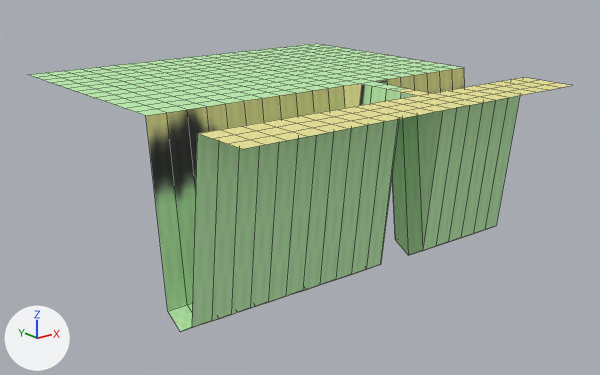
An edit to the FBX model client/Norumac2/Client/Resource/Mesh/town13.FBX, drawn before and after from the same camera.
The view is the same before and after, from a camera (50 mm lens) standing at (-131.3, -168.0, 37.5) and looking at (0.8, -2.9, -28.5). The axes (+X, +Y, +Z) are drawn at lower left. The lights are the same throughout. Mesh edges are drawn as thin lines. Where no turn or scale is listed for an object, it has been applied to the vertices.
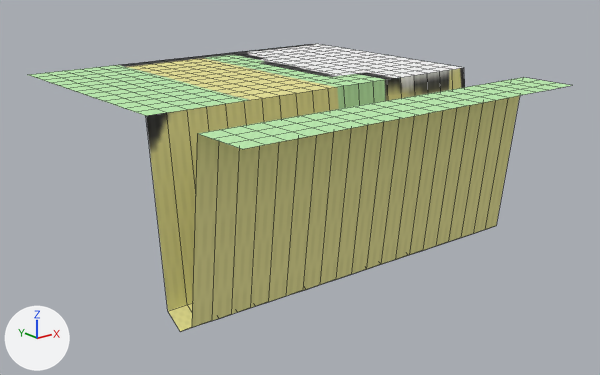
What differs and where, as boxes (x1, y1, x2, y2) in the pictures (600 x 375 px; the box of a moved part takes in the faces that stretch with it):
'Object021', recoloured, reshaped, surface changed (green to yellow)
    both: (29, 44, 572, 331)
part 1 of me_mesh, moved or reshaped
    before: (344, 79, 443, 255)
    after: (344, 79, 443, 265)
part 2 of me_mesh, surface changed (green to yellow)
    both: (29, 44, 572, 331)

The change in detail:
Picture 'town14.png' (img_town14_png) is new.
Material '11 - Default' (mat_11___default) is new.
Its texture is img_town14_png (with its transparency).
Its roughness is 0.859.
me_mesh has 441 vertices, 400 faces and spans x -50.0..50.0, y -50.0..50.0, z -45.8..0.0.
me_mesh is used by ob_object021; location (0.0, 0.0, 0.0).
Before the commit, vertices of me_mesh: 96 (10.0, -30.0, 0.0) at pixel (401, 92), 97 (15.0, -30.0, 0.0) at pixel (415, 90), 138 (10.0, -20.0, 0.0) at pixel (372, 86), 139 (15.0, -20.0, 0.0) at pixel (386, 84).
me_mesh no longer uses material mat_16___default (picture img_town13_png).
Part 1, on me_mesh:
Vertices 96, 97, 138, 139 of me_mesh move by (0.0, 0.0, -42.8).
Vertex 117 of me_mesh moves from (10.0, -25.0, 0.0) at pixel (386, 89) to (10.0, -25.0, -45.8) at pixel (381, 264).
Vertex 118 of me_mesh moves from (15.0, -25.0, 0.0) at pixel (401, 87) to (15.0, -25.0, -45.8) at pixel (394, 259).
me_mesh part 2: texture (UV) coordinates of 400 of 400 faces, centred in x -47.5..47.5, y -47.5..47.5, z -44.3..0.0, changed; they spanned u 0.03..0.86, v 0.03..0.96 and now span u 0.04..0.95, v 0.03..0.99.
me_mesh now uses material mat_11___default (picture img_town14_png).
